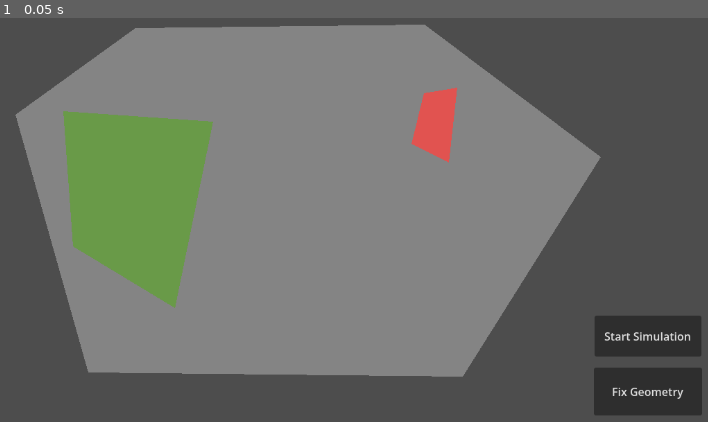
Above: before the commit, frame 1.
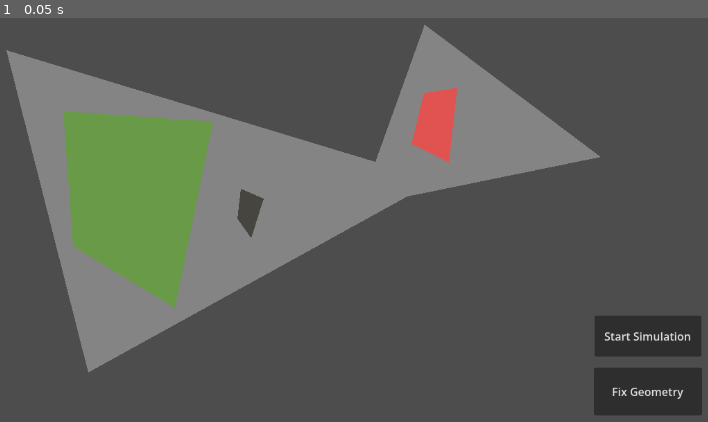
Above: after the commit, the same moment.

Repository: DyloreAquino/Thesis
Game: Godot game, scene res://test_main.tscn
Two runs of this game, one before a commit and one after it. Both use one fixed random seed, a clock stepped at 60 frames per second and the inputs below. The engine's default icon, where the game draws it, is replaced by a stand-in: a white triangle on a blue panel in a dark square.
Inputs:
- Up to frame 1 (0.05 s): no input

The runs differ from the first frame. In frame 1, 30% of the frame differs, in the area x 0-85%, y 1-89%.

Commit message:
feat: Obstacle creation in Godot integrated with JuPedSim

Diff:
--- a/godot/thesis-godot/geometry_exporter.gd
+++ b/godot/thesis-godot/geometry_exporter.gd
@@ -6,6 +6,7 @@
 @export var entry_areas: Array[Polygon2D] = []
 @export var exit_areas: Array[Polygon2D] = []
 @export var sim_client: SimClient
+@export var obstacles: Array[Polygon2D] =[]
 
 func send_geometry() -> void:
 	var message := {
@@ -13,6 +14,7 @@
 		"walkable_area": _polygon_to_scaled_points(walkable_area),
 		"entry_areas": entry_areas.map(_polygon_to_scaled_points),
 		"exit_areas": exit_areas.map(_polygon_to_scaled_points),
+		"obstacles": obstacles.map(_polygon_to_scaled_points)
 	}
 	sim_client.send_message(JSON.stringify(message))
 
--- a/godot/thesis-godot/test_main.tscn
+++ b/godot/thesis-godot/test_main.tscn
@@ -12,12 +12,13 @@
 geometry_exporter = NodePath("../GeometryExporter")
 agent_manager = NodePath("../AgentManager")
 
-[node name="GeometryExporter" type="Node" parent="." unique_id=575756652 node_paths=PackedStringArray("walkable_area", "entry_areas", "exit_areas", "sim_client")]
+[node name="GeometryExporter" type="Node" parent="." unique_id=575756652 node_paths=PackedStringArray("walkable_area", "entry_areas", "exit_areas", "sim_client", "obstacles")]
 script = ExtResource("2_tcanr")
 walkable_area = NodePath("../WalkableArea")
 entry_areas = [NodePath("../EntryPoint")]
 exit_areas = [NodePath("../ExitPoint")]
 sim_client = NodePath("../SimClient")
+obstacles = [NodePath("../Obstacle")]
 
 [node name="AgentManager" type="Node" parent="." unique_id=826777606]
 script = ExtResource("3_aueqv")
@@ -26,7 +27,7 @@
 [node name="WalkableArea" type="Polygon2D" parent="." unique_id=1777796086]
 position = Vector2(-72, -10)
 color = Color(0.5211406, 0.5211406, 0.5211405, 1)
-polygon = PackedVector2Array(188, 190, 361, 65, 778, 60, 1032, 251, 833, 568, 293, 562)
+polygon = PackedVector2Array(175, 97, 707, 258, 778, 60, 1032, 251, 753, 308, 293, 562)
 
 [node name="EntryPoint" type="Polygon2D" parent="." unique_id=2021540900]
 color = Color(0.4147725, 0.60473317, 0.28495726, 1)
@@ -35,6 +36,10 @@
 [node name="ExitPoint" type="Polygon2D" parent="." unique_id=1589285996]
 color = Color(0.88471675, 0.32588568, 0.3139469, 1)
 polygon = PackedVector2Array(705, 149, 687, 222, 741, 249, 753, 141)
+
+[node name="Obstacle" type="Polygon2D" parent="." unique_id=2051941769]
+color = Color(0.27531895, 0.27096286, 0.2501598, 1)
+polygon = PackedVector2Array(441, 287, 474, 301, 456, 358, 436, 330)
 
 [node name="CanvasLayer" type="CanvasLayer" parent="." unique_id=675606304]
 
Not shown, changed: sim_server/geometry.py
Not shown, changed: sim_server/network.py
Not shown, changed: sim_server/output.sqlite
Not shown, changed: sim_server/simulation.py
